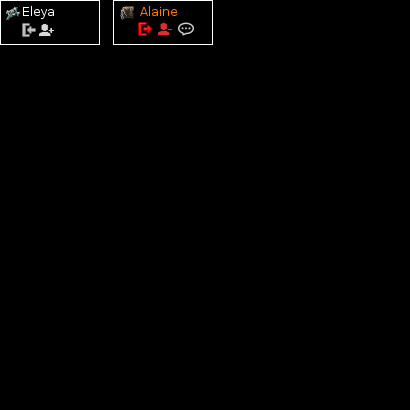
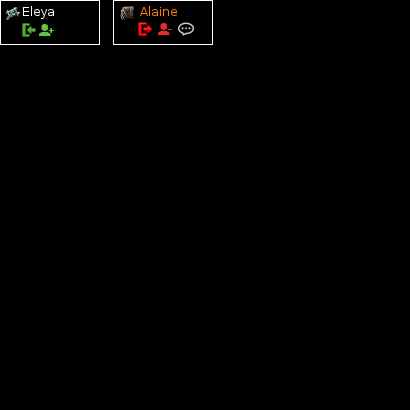
Comparing the layer stacks of the two (410, 410) images. Changes:
painted on "btn Invite" over [left=39, top=23, right=54, bottom=37]
painted on "btn Login" over [left=22, top=23, right=36, bottom=37]
